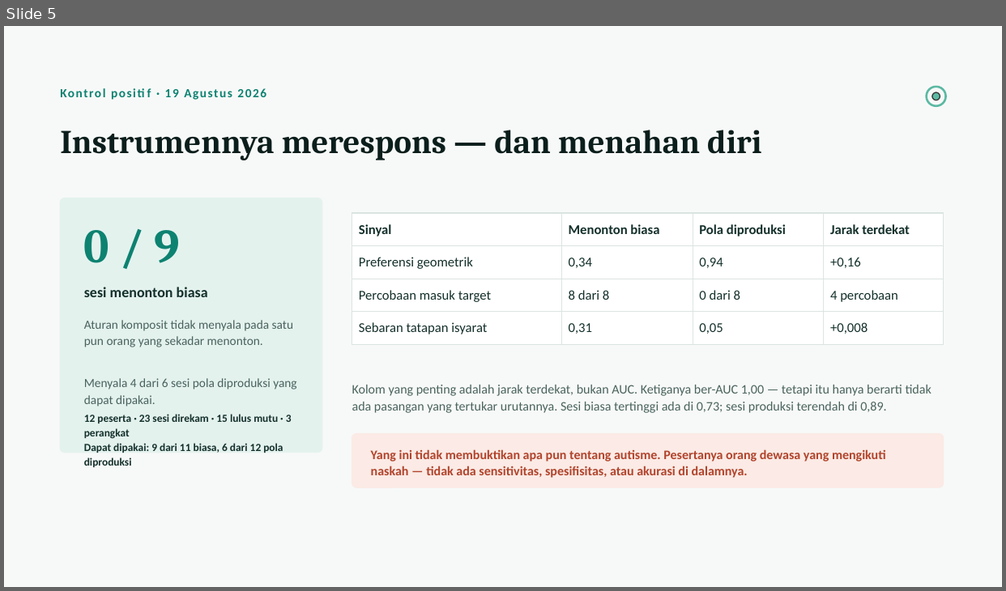
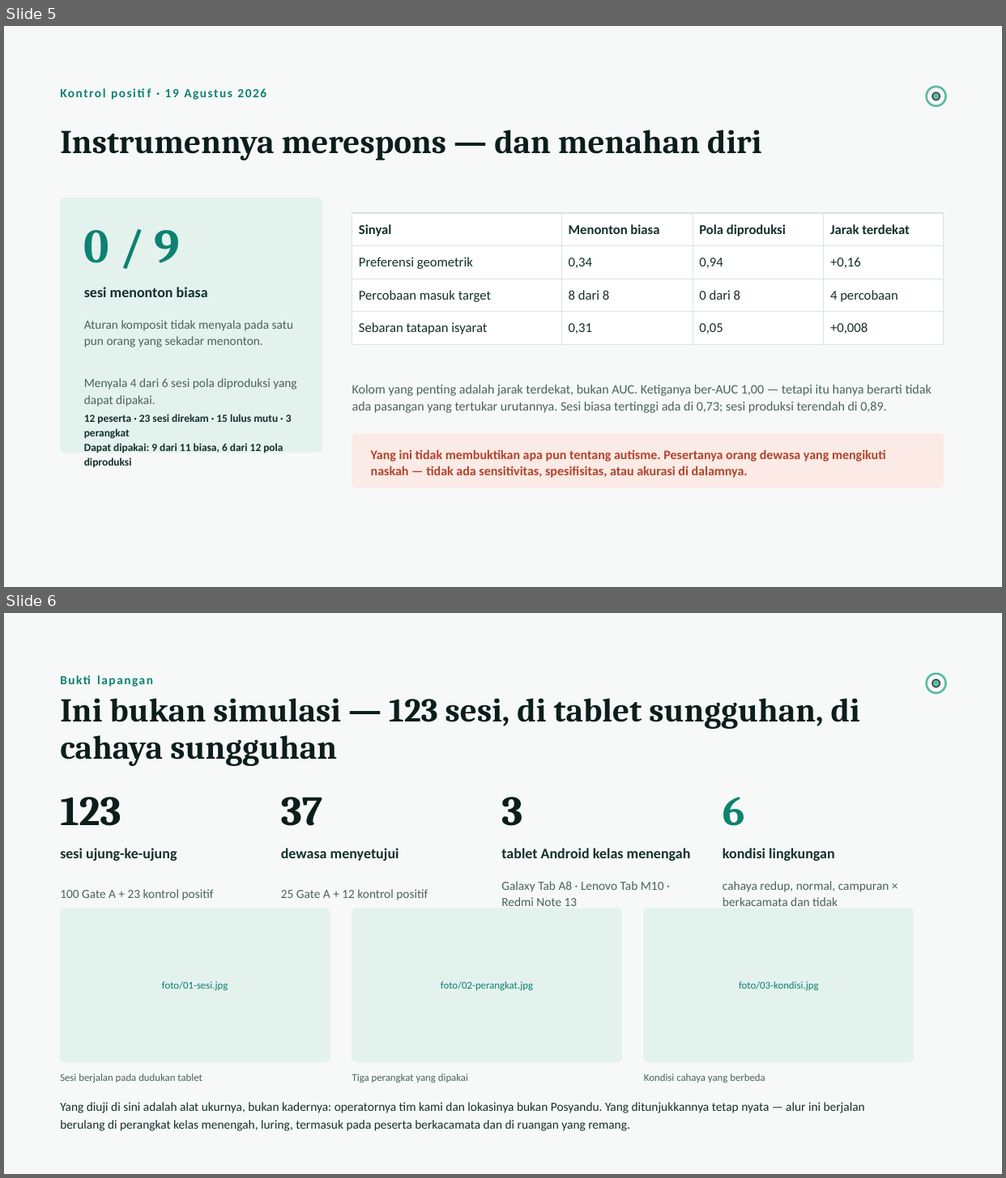
Before and after one commit to raphaeladikara/Dataton_Project_Rizzz, a slide deck: deck/Neurogaze-Pitch-Deck.pptx. Shown one above the other, each under a label of ours: slide 5 before the commit, slides 5 and 6 after it. The pictures are 1006x591 and 1006x1178 pixels, drawn with LibreOffice and Linux fonts; fonts in the diff are those of the drawing. Boxes give left, top, right and bottom in pixels: in the first picture for what was removed or moved away, otherwise in the second. Text is boxed around its words. In the diff, an @@ line names an element or a change of style, - is before the commit and + after.

Commit message:
feat: claim the fieldwork that was already done, and derive the threshold of two
Three operators ran 123 end-to-end sessions on 37 consenting adults across
three mid-range Android tablets and six environmental conditions — dim, normal
and mixed lighting, with and without glasses. None of that appeared anywhere in
the pitch, the README, or the readiness matrix. It does now, and the
environmental spread is the strongest part: that is the Posyandu robustness
question and it was answered months ago.

It is claimed with the distinction that protects it. The 25 Gate A adults and
the 12 positive-control adults were participants being measured, not operators;
the logs name Operator-01/02/03 and the site field records lighting, not a
Posyandu. So the readiness matrix now carries operator_flow as a row separate
from kader_usability, and every surface says the operators were the project
team. "Kader sudah menguji" would collapse on the first follow-up question, and
the run sheet lists it among the sentences that must not be said.

The threshold of two stops being an unexplained constant. The rule fires only
when every assessable signal deviates, so its false-positive rate is P(A and B),
and P(A and B) <= min(P(A), P(B)) <= 0.02 given the published GeoPref
specificity. Composite specificity is therefore at least 98% — a bound, not an
estimate, and one that holds without assuming the signals are independent, which
matters because they are measured on one child and are not. Dropping to a
threshold of one inverts the inequality. Two is the only value that cannot
degrade the operating point somebody else validated.

thresholdStatus deliberately stays design_choice_not_validated_cutoff. Derived
is not validated on toddlers, and that distinction is the whole habit.

deck/foto/ takes the documentation photographs, with placeholders so the deck
still builds without them, and a README carrying the rule that consenting to a
recorded session is not consenting to appear in a competition deck.

```diff
--- a/deck/Neurogaze-Pitch-Deck.pptx
+++ b/deck/Neurogaze-Pitch-Deck.pptx
@@ slide 6 added at box(4, 613, 1002, 1174), background #F7F9F8 @@
@@ text added at box(60, 675, 91, 684), 12 pt, text #0D8271, bold @@
+Bukti lapangan
@@ ellipse added at box(927, 674, 946, 693), outline #5CB9A3 2 pt @@
@@ ellipse added at box(932, 679, 940, 687), fill #5CB9A3, outline #333333 1 pt @@
@@ text added at box(60, 698, 860, 766), 32 pt, text #0B1E1B, bold @@
+Ini bukan simulasi — 123 sesi, di tablet sungguhan, di cahaya sungguhan
@@ text added at box(60, 797, 121, 826), 40 pt, text #0B1E1B, bold @@
+123
@@ text added at box(281, 797, 322, 826), 40 pt, text #0B1E1B, bold @@
+37
@@ text added at box(501, 797, 522, 826), 40 pt, text #0B1E1B, bold @@
+3
@@ text added at box(722, 797, 745, 826), 40 pt, text #0D8271, bold @@
+6
@@ text added at box(60, 848, 177, 861), 14 pt, text #14302B, bold @@
+sesi ujung-ke-ujung
@@ text added at box(281, 848, 399, 861), 14 pt, text #14302B, bold @@
+dewasa menyetujui
@@ text added at box(501, 848, 691, 861), 14 pt, text #14302B, bold @@
+tablet Android kelas menengah
@@ text added at box(722, 848, 835, 861), 14 pt, text #14302B, bold @@
+kondisi lingkungan
@@ text added at box(60, 889, 214, 901), 12 pt, text #4A635D @@
+100 Gate A + 23 kontrol positif
@@ text added at box(281, 889, 428, 901), 12 pt, text #4A635D @@
+25 Gate A + 12 kontrol positif
@@ text added at box(501, 881, 664, 906), 12 pt, text #4A635D @@
+Galaxy Tab A8 · Lenovo Tab M10 · Redmi Note 13
@@ text added at box(722, 881, 889, 906), 12 pt, text #4A635D @@
+cahaya redup, normal, campuran × berkacamata dan tidak
@@ rounded rectangle added at box(60, 909, 330, 1063), fill #E4F2EE, outline #E4F2EE 1 pt @@
@@ rounded rectangle added at box(352, 909, 621, 1063), fill #E4F2EE, outline #E4F2EE 1 pt @@
@@ rounded rectangle added at box(644, 909, 914, 1063), fill #E4F2EE, outline #E4F2EE 1 pt @@
@@ text added at box(162, 982, 228, 990), 10 pt, text #0D8271 @@
+foto/01-sesi.jpg
@@ text added at box(441, 982, 533, 990), 10 pt, text #0D8271 @@
+foto/02-perangkat.jpg
@@ text added at box(739, 982, 819, 990), 10 pt, text #0D8271 @@
+foto/03-kondisi.jpg
@@ text added at box(60, 1074, 202, 1083), 10 pt, text #4A635D @@
+Sesi berjalan pada dudukan tablet
@@ text added at box(352, 1074, 468, 1083), 10 pt, text #4A635D @@
+Tiga perangkat yang dipakai
@@ text added at box(644, 1074, 765, 1083), 10 pt, text #4A635D @@
+Kondisi cahaya yang berbeda
@@ text added at box(60, 1102, 865, 1131), 12 pt, text #14302B @@
+Yang diuji di sini adalah alat ukurnya, bukan kadernya: operatornya tim kami dan lokasinya bukan Posyandu. Yang ditunjukkannya tetap nyata — alur ini berjalan berulang di perangkat kelas menengah, luring, termasuk pada peserta berkacamata dan di ruangan yang remang.
```
Also in this commit, not shown: 1 slide changed, 17 other files.
